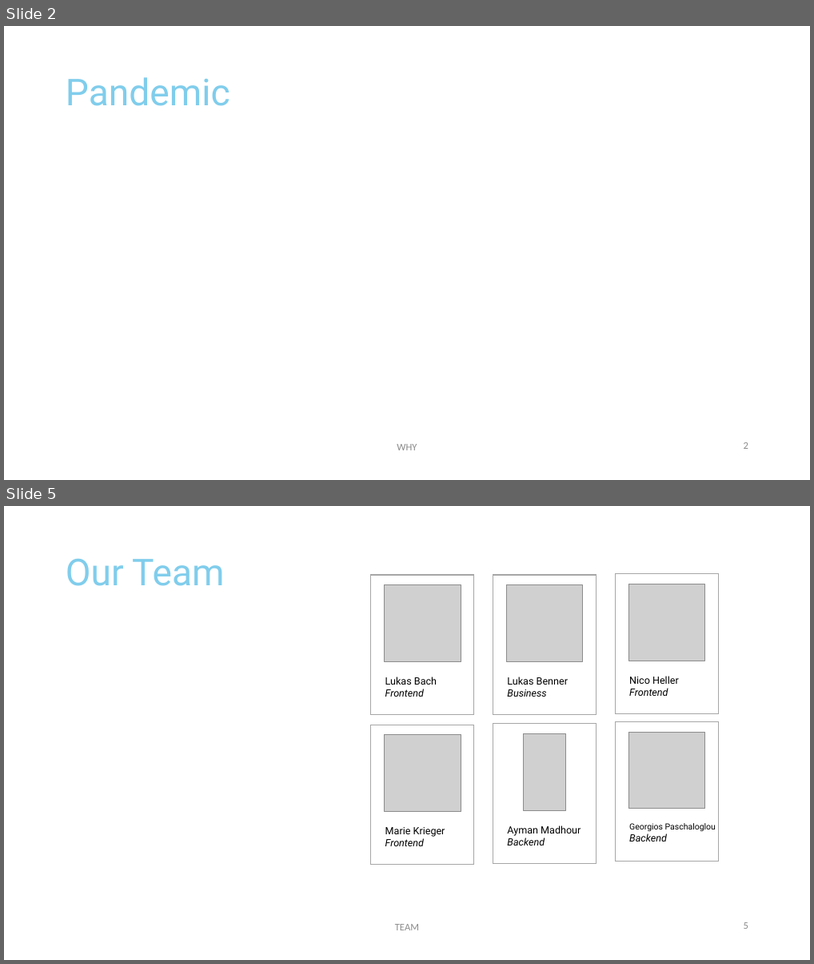
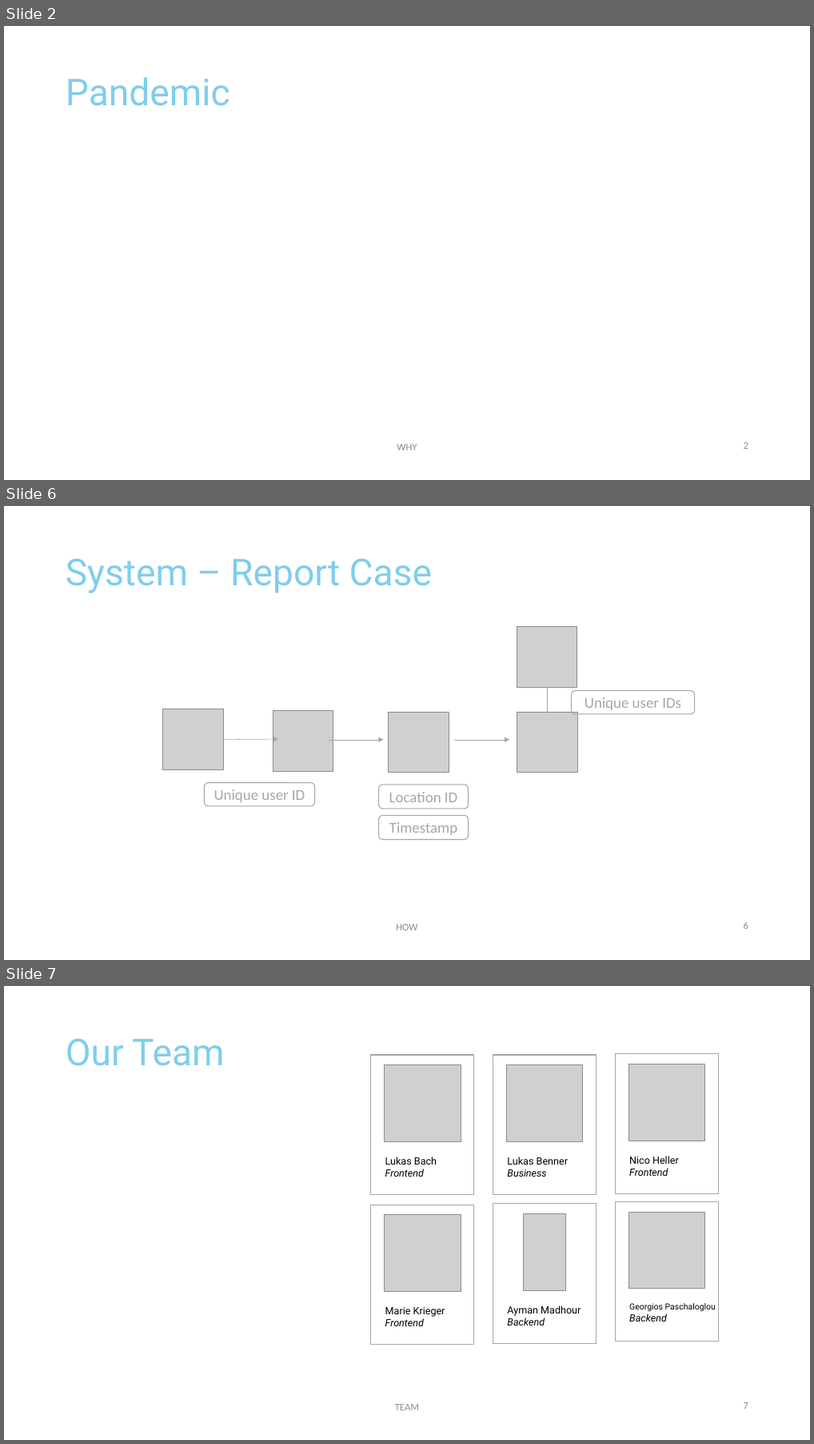
Before and after one commit to michael-spengler/Tracer-wwi19dsa, a slide deck: business/Tracer.pptx. Shown one above the other, each under a label of ours: slides 2 and 5 before the commit, slides 2, 6 and 7 after it; the slides between them are not shown. The pictures are 814x964 and 814x1444 pixels, drawn with LibreOffice and Linux fonts; fonts in the diff are those of the drawing; grey boxes stand for pictures; background and template pictures are left out. Boxes give left, top, right and bottom in pixels: in the first picture for what was removed or moved away, otherwise in the second. Text is boxed around its words. In the diff, an @@ line names an element or a change of style, - is before the commit and + after.

```diff
--- a/business/Tracer.pptx
+++ b/business/Tracer.pptx
@@ slide 6 added at <box>4,506,810,960</box>, background #FFFFFF @@
@@ title added at <box>66,559,432,593</box>, 44 pt, text #80CDEC @@
+System – Report Case
@@ group added at <box>163,626,695,840</box>: 5 pictures, 4 rounded rectangles, 3 arrows, 1 elbow arrow @@
+Unique user ID
+Timestamp
+Location ID
+Unique user IDs
@@ text added at <box>396,924,418,930</box>, 12 pt, text #8C8C8C @@
+HOW
@@ page number added at <box>744,921,749,928</box>, 12 pt, text #8C8C8C @@
+6
@@ what was slide 5 is now slide 7 @@
@@ page number at <box>744,1402,749,1408</box>: text changed @@
-5
+7
```
Also in this commit, not shown: 2 slides changed, 2 other slides added, 1 slide removed, 4 other files.
